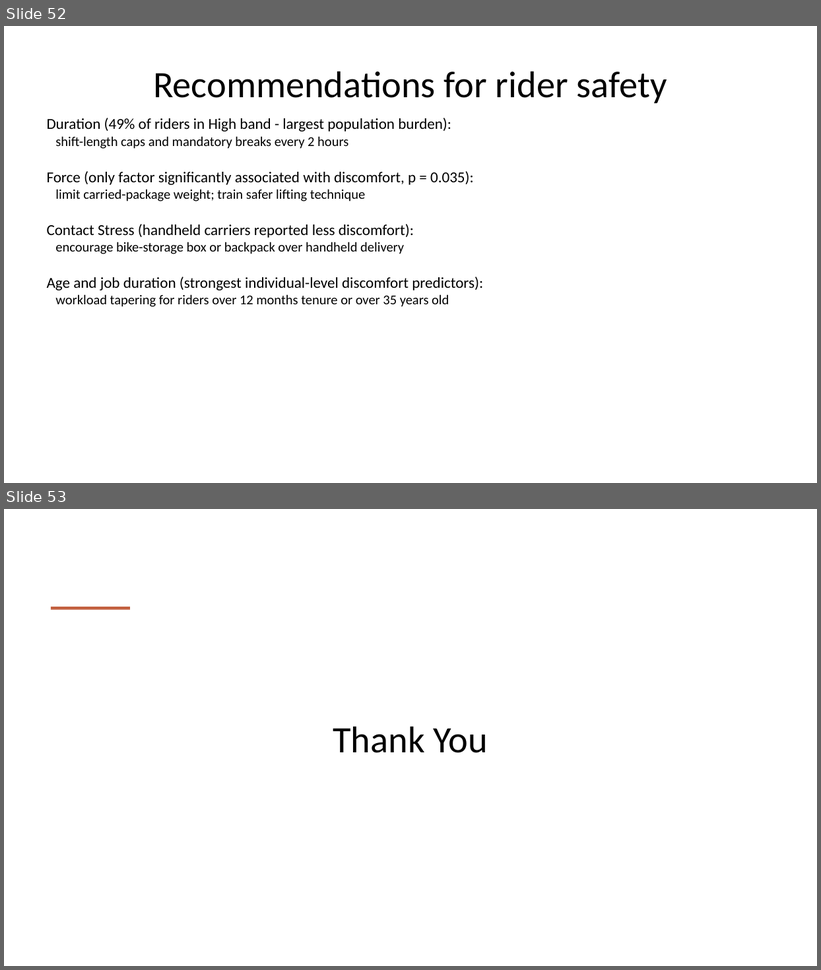
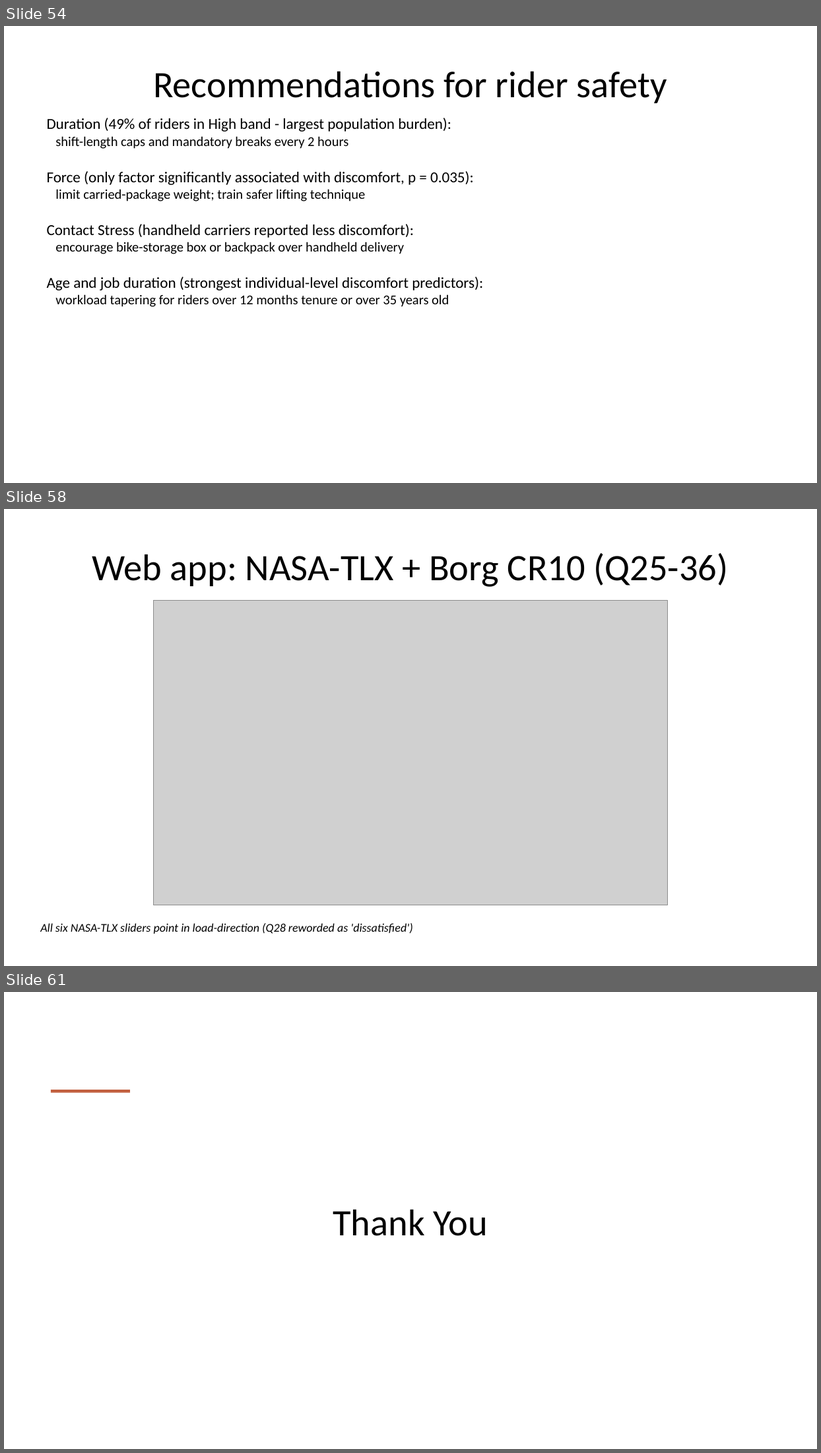
Before and after one commit to AilaVishnu/ergonomic-risk-factor-prediction, a slide deck: deck/Ergonomic_Risk_Factor_Prediction_Project_Plan_WITH_RESULTS.pptx. Shown one above the other, each under a label of ours: slides 52 and 53 before the commit, slides 54, 58 and 61 after it; the slides between them are not shown. The pictures are 821x970 and 821x1453 pixels, drawn with LibreOffice and Linux fonts; fonts in the diff are those of the drawing; grey boxes stand for pictures. Boxes give left, top, right and bottom in pixels: in the first picture for what was removed or moved away, otherwise in the second. Text is boxed around its words. In the diff, an @@ line names an element or a change of style, - is before the commit and + after.

Commit message:
Update deck builder + rebuild WITH_RESULTS.pptx (53 -> 61 slides)
8 new slides added so the deck matches what's now in PROJECT_REPORT.docx:
- Pipeline overview (the new methodology_flowchart.png) inserted right
  after the Results & Findings section header
- Winning hyperparameters text slide listing what GridSearchCV settled
  on per target (matches Table 10 in the doc)
- New 'Live web demo' section header
- 5 web-app screenshot slides showing the form sections and the
  prediction output (the same images embedded as Figures 11-15 in the
  doc, read from outputs/app_screenshots/ via a new
  add_screenshot_slide helper)

```diff
--- a/deck/Ergonomic_Risk_Factor_Prediction_Project_Plan_WITH_RESULTS.pptx
+++ b/deck/Ergonomic_Risk_Factor_Prediction_Project_Plan_WITH_RESULTS.pptx
@@ slide 58 added at <box>4,509,817,966</box>, background #FFFFFF @@
@@ title added at <box>92,553,729,587</box>, 44 pt, text #000000 @@
+Web app: NASA-TLX + Borg CR10 (Q25-36)
@@ picture added at <box>154,601,668,906</box> @@
@@ text added at <box>40,923,413,934</box>, 14 pt, text #000000, italic @@
+All six NASA-TLX sliders point in load-direction (Q28 reworded as 'dissatisfied')
@@ what was slide 52 is now slide 54 @@
@@ what was slide 53 is now slide 61 @@
```
Also in this commit, not shown: 7 other slides added, 1 other file.
